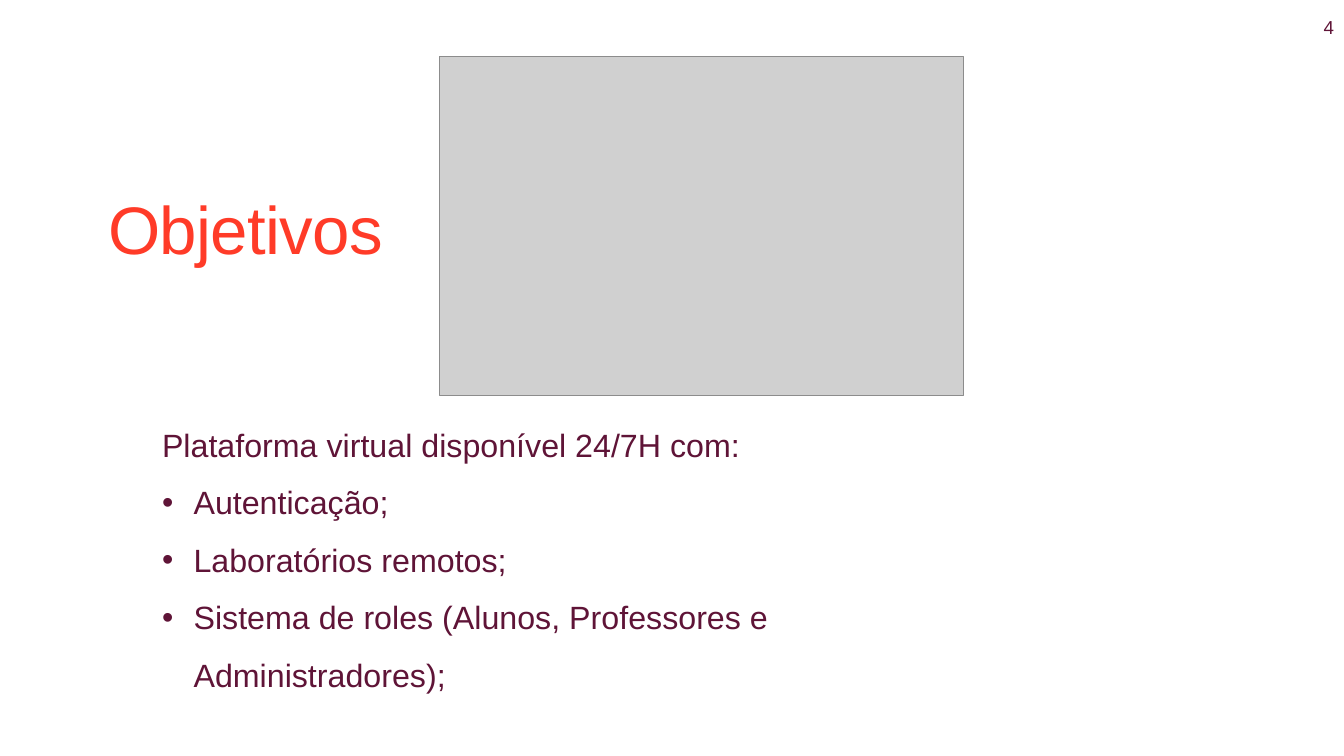
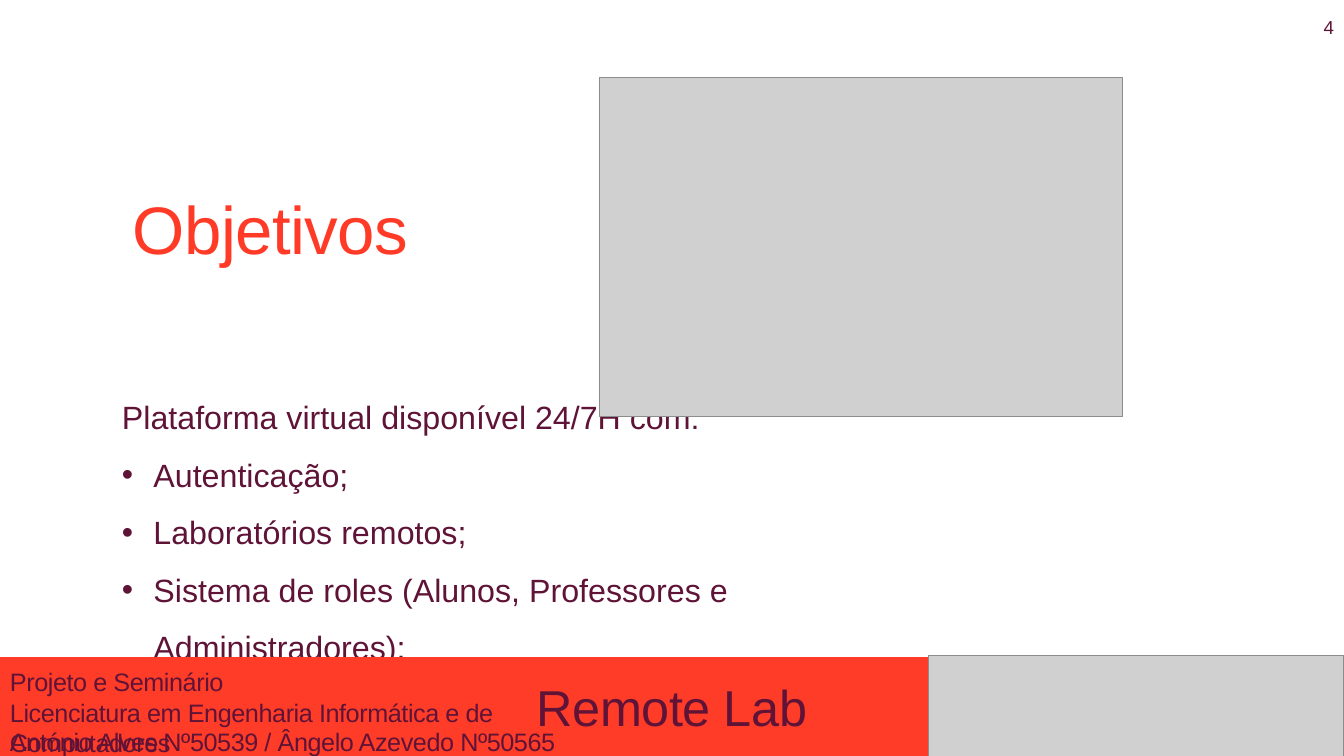
Before and after one commit to isel-remote-lab/documentation, a slide deck: slide 4 of img/ApresentacaoProgressoRL.pptx. Drawn at 1344x756 pixels with LibreOffice and Linux fonts; fonts in the diff are those of the drawing; grey boxes stand for pictures; background and template pictures are left out. Boxes give left, top, right and bottom in pixels: in the first picture for what was removed or moved away, otherwise in the second. Text is boxed around its words. In the diff, an @@ line names an element or a change of style, - is before the commit and + after.

```diff
--- a/img/ApresentacaoProgressoRL.pptx
+++ b/img/ApresentacaoProgressoRL.pptx
@@ picture: place and size @@
-picture at <box>441,56,964,396</box>
+picture at <box>600,78,1123,417</box>
@@ text "Objetivos": place and size @@
-text "Objetivos" at <box>108,205,383,267</box>
+text "Objetivos" at <box>133,205,408,267</box>
@@ text "Plataforma virtual disponível 24/7H com:": place and size @@
-text "Plataforma virtual disponível 24/7H com:" at <box>162,433,768,693</box>
+text "Plataforma virtual disponível 24/7H com:" at <box>122,404,728,666</box>
@@ group added at <box>0,655,1344,756</box>: 3 texts, 1 rectangle, 1 picture @@
+Remote Lab
+António Alves Nº50539 / Ângelo Azevedo Nº50565
+Projeto e Seminário
+Licenciatura em Engenharia Informática e de Computadores
```
Also in this commit, not shown: 5 other slides changed, 3 slides added, 4 slides removed, 1 other file.
